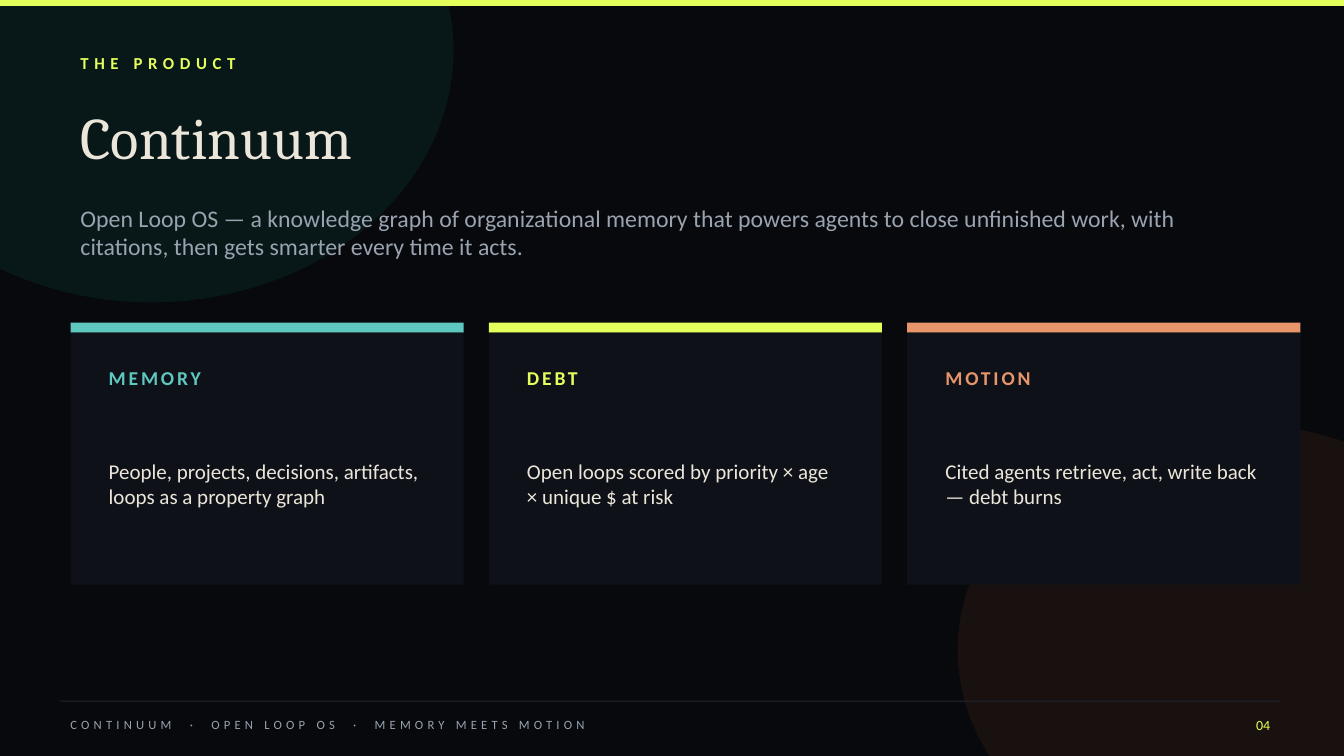
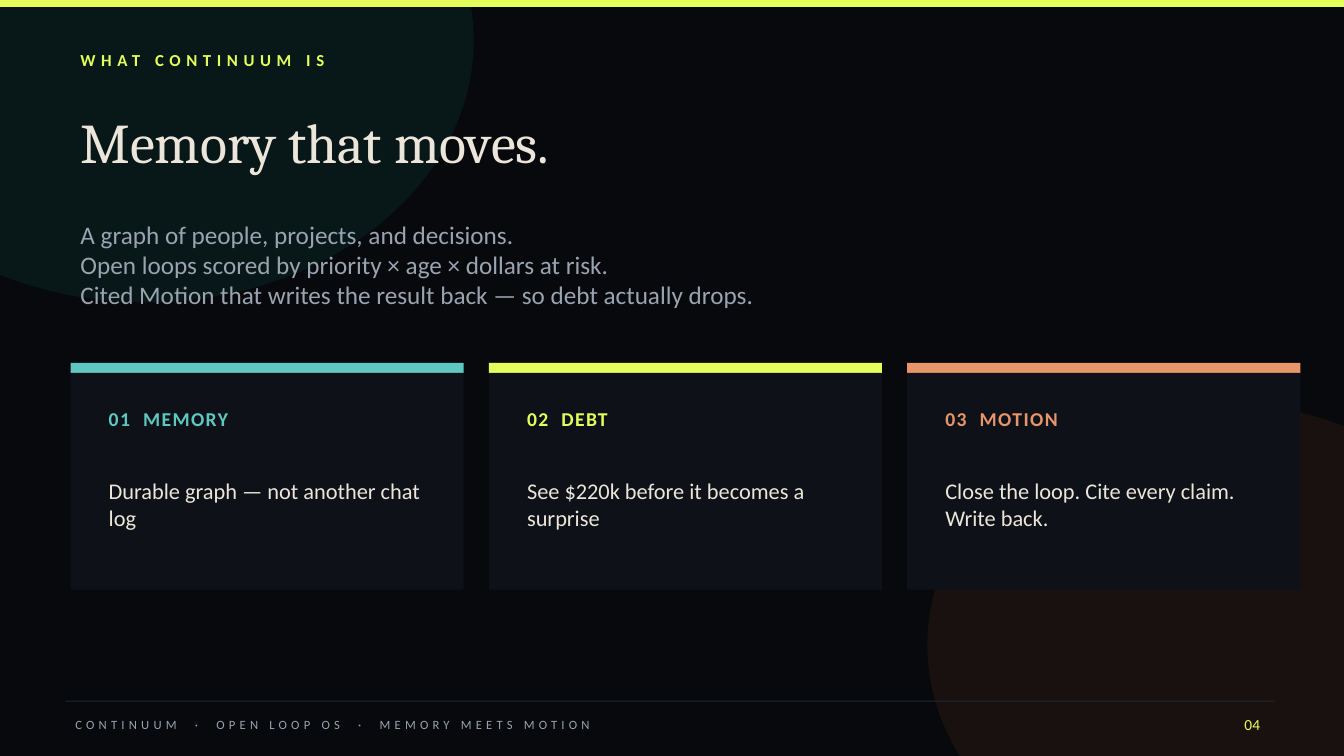
Before and after one commit to vnmoorthy/continuum-memory-meets-motion, a slide deck: slide 4 of slides/Continuum-Memory-Meets-Motion.pptx. Drawn at 1344x756 pixels with LibreOffice and Linux fonts; fonts in the diff are those of the drawing. Boxes give left, top, right and bottom in pixels: in the first picture for what was removed or moved away, otherwise in the second. Text is boxed around its words. In the diff, an @@ line names an element or a change of style, - is before the commit and + after.

Commit message:
Refresh pitch deck and human 3-minute storyboard script.
Align slides with the $220k wow narrative and ship a speakable
storyboard that lands citations and debt before→after.

```diff
--- a/slides/Continuum-Memory-Meets-Motion.pptx
+++ b/slides/Continuum-Memory-Meets-Motion.pptx
@@ ellipse: place and size @@
-ellipse at (0, 0, 454, 302)
+ellipse at (0, 0, 474, 302)
@@ text at (80, 119, 352, 160): text changed; size 42 to 12 pt; font Cambria to Calibri; text colour #ECE6DA to #E4FF5C; bold on @@
-Continuum
+WHAT CONTINUUM IS
@@ text at (80, 124, 549, 175): text changed; size 12 to 40 pt; font Calibri to Cambria; text colour #E4FF5C to #ECE6DA; bold off @@
-THE PRODUCT
+Memory that moves.
@@ text removed at (80, 210, 1174, 259) @@
-Open Loop OS — a knowledge graph of organizational memory that powers agents to close unfinished work, with citations, then gets smarter every time it acts.
@@ text added at (80, 226, 753, 308), 18 pt, text #9AA3B0 @@
+A graph of people, projects, and decisions.
+Open loops scored by priority × age × dollars at risk.
+Cited Motion that writes the result back — so debt actually drops.
@@ rectangle: place and size @@
-rectangle at (71, 333, 464, 585)
+rectangle at (71, 373, 464, 590)
@@ rectangle: place and size @@
-rectangle at (489, 333, 882, 585)
+rectangle at (489, 373, 882, 590)
@@ rectangle: place and size @@
-rectangle at (907, 333, 1301, 585)
+rectangle at (907, 373, 1301, 590)
@@ 3 rectangles: place and size @@
-3 rectangles at (71, 323, 1301, 333)
+3 rectangles at (71, 363, 1301, 373)
@@ text at (109, 413, 228, 426): text changed @@
-MEMORY
+01 MEMORY
@@ text at (527, 413, 607, 426): text changed @@
-DEBT
+02 DEBT
@@ ellipse: place and size @@
-ellipse at (958, 423, 1344, 756)
+ellipse at (928, 403, 1344, 756)
@@ ellipse at (928, 403, 1344, 756): fill #2A1A12 at 50% opacity to #2A1A12 at 52% opacity @@
@@ text at (945, 413, 1058, 426): text changed @@
-MOTION
+03 MOTION
@@ text removed at (109, 464, 418, 508) @@
-People, projects, decisions, artifacts, loops as a property graph
@@ text removed at (527, 464, 828, 508) @@
-Open loops scored by priority × age × unique $ at risk
@@ text added at (109, 483, 420, 530), 16 pt, text #ECE6DA @@
+Durable graph — not another chat log
@@ text added at (527, 483, 805, 530), 16 pt, text #ECE6DA @@
+See $220k before it becomes a surprise
@@ text at (945, 483, 1235, 526): text changed; size 15 to 16 pt @@
-Cited agents retrieve, act, write back — debt burns
+Close the loop. Cite every claim. Write back.
@@ text "CONTINUUM · OPEN LOOP OS ...": place and size @@
-text "CONTINUUM · OPEN LOOP OS ..." at (70, 721, 585, 729)
+text "CONTINUUM · OPEN LOOP OS ..." at (75, 721, 590, 729)
@@ rectangle: place and size @@
-rectangle at (60, 701, 1280, 702)
+rectangle at (66, 701, 1275, 702)
@@ text "04": place and size @@
-text "04" at (1256, 721, 1270, 730)
+text "04" at (1244, 720, 1260, 730)
@@ text "04" at (1244, 720, 1260, 730): size 10 to 11 pt @@
```
Also in this commit, not shown: 2 other slides changed, 7 slides added, 7 slides removed, 2 other files.
